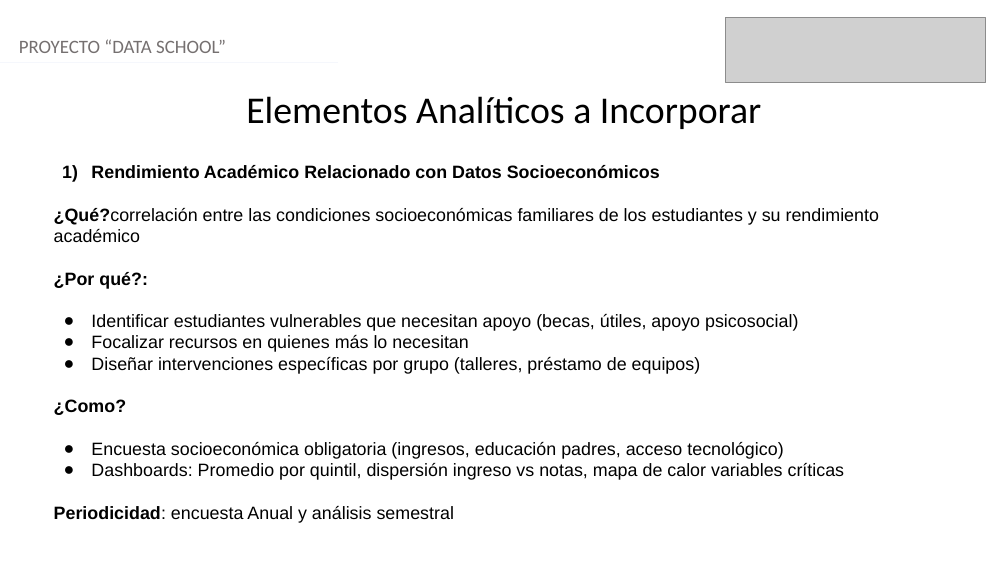
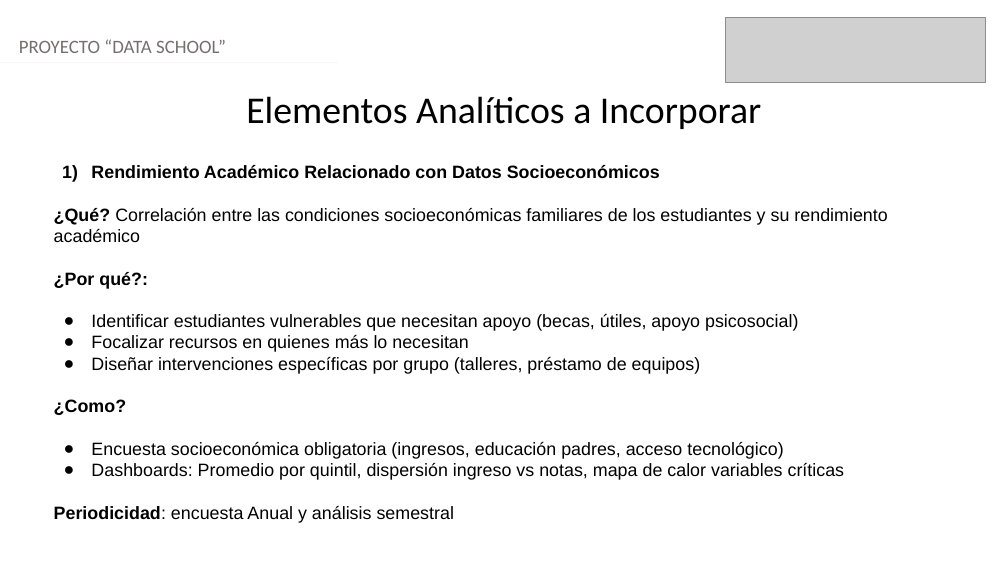
Before and after one commit to IJozk/CAPSTONE-03-Equipo-1, a slide deck: slide 12 of Fase 2/Evidencias Proyecto/Presentación Proyecto.pptx (slide 11 before the commit). Drawn at 1008x567 pixels with LibreOffice and Linux fonts; fonts in the diff are those of the drawing; grey boxes stand for pictures. Boxes give left, top, right and bottom in pixels: in the first picture for what was removed or moved away, otherwise in the second. Text is boxed around its words. In the diff, an @@ line names an element or a change of style, - is before the commit and + after.

```diff
--- a/Fase 2/Evidencias Proyecto/Presentación Proyecto.pptx
+++ b/Fase 2/Evidencias Proyecto/Presentación Proyecto.pptx
@@ text at (54,208,887,242): text changed @@
-¿Qué?correlación entre las condiciones socioeconómicas familiares de los estudiantes y su rendimiento académico
+¿Qué? Correlación entre las condiciones socioeconómicas familiares de los estudiantes y su rendimiento académico
```
Also in this commit, not shown: 5 other slides changed, 2 slides added, 1 slide removed.
